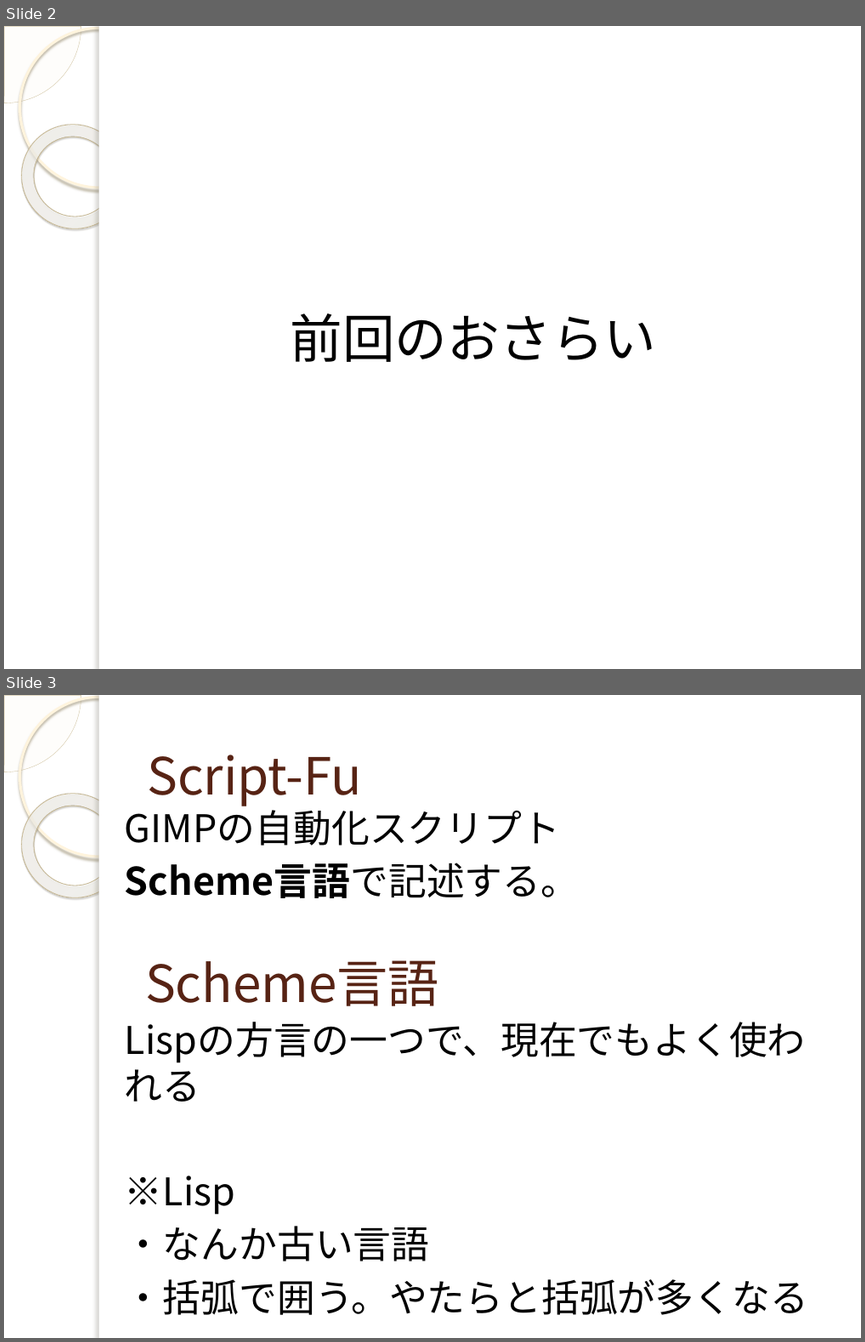
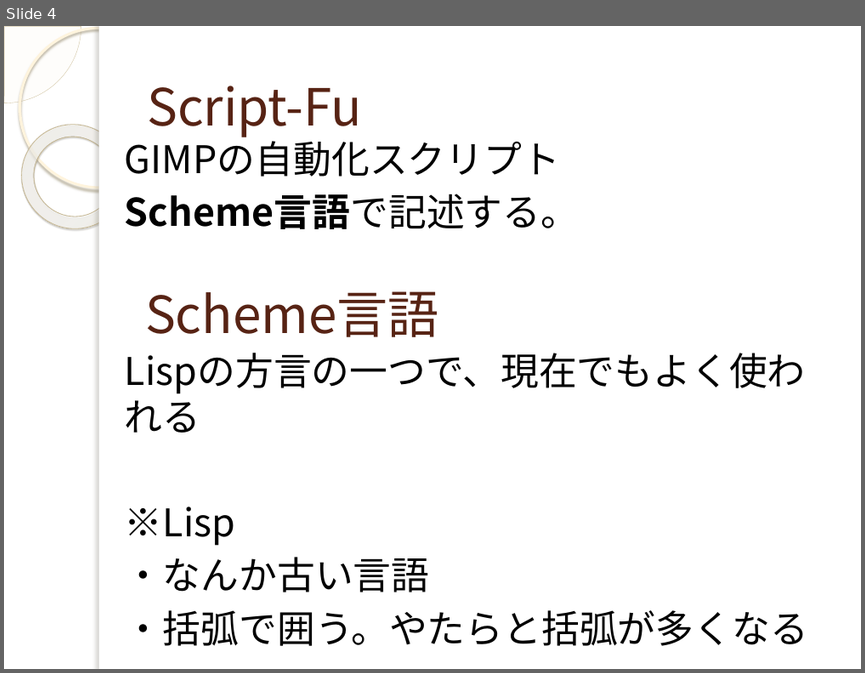
Before and after one commit to yuridonus/FEstudy, a slide deck: scheme.pptx. Shown one above the other, each under a label of ours: slides 2 and 3 before the commit, slide 4 after it. The pictures are 865x1342 and 865x673 pixels, drawn with LibreOffice and Linux fonts; fonts in the diff are those of the drawing; background and template pictures are left out. Boxes give left, top, right and bottom in pixels: in the first picture for what was removed or moved away, otherwise in the second. Text is boxed around its words. In the diff, an @@ line names an element or a change of style, - is before the commit and + after.

```diff
--- a/scheme.pptx
+++ b/scheme.pptx
@@ slide 2 removed at <box>4,26,861,669</box>, background picture (left out); not listed: 5 template elements that a slide beside it also shows @@
@@ text removed at <box>290,313,656,362</box> @@
-前回のおさらい
@@ what was slide 3 is now slide 4 @@
```
Also in this commit, not shown: 6 slides changed, 9 slides added, 3 other slides removed.
